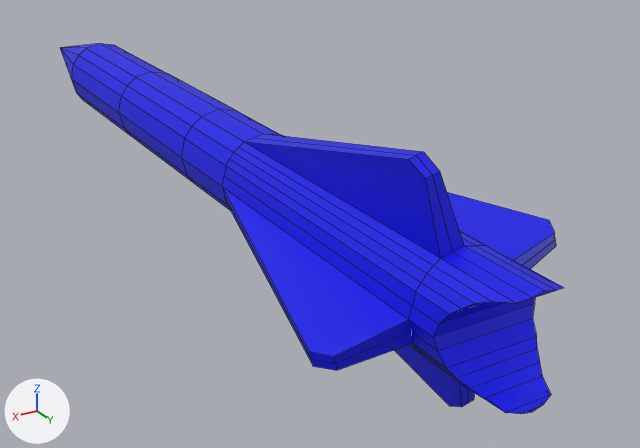
The Blender file Archery Game/Assets/arrow.blend, before and after one commit.
Both versions are drawn from a camera (50 mm lens) standing at (0.1437, 0.3183, 0.1159) and looking at (-0.0378, 0.0158, -0.0353). Every picture has the same lights, and +X, +Y and +Z are marked at lower left. Mesh edges are drawn as thin lines.

The first picture shows 'Arrow'.
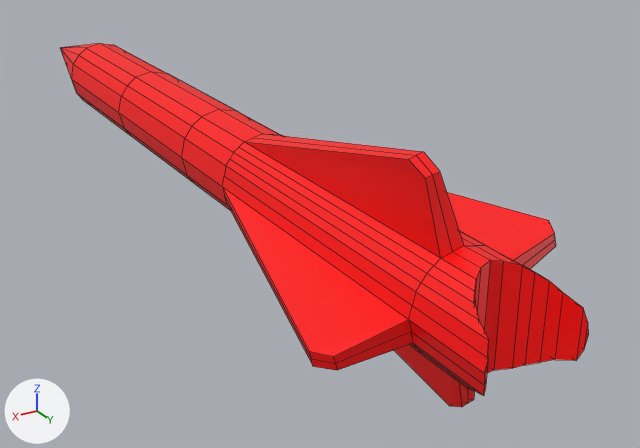
Location of each change, [x1, y1, x2, y2] in pixels of the pictures (640 x 448 px):
'Arrow', recoloured, turned (blue to red)
    before: [60, 43, 564, 414]
    after: [60, 43, 589, 407]

What the commit changed:
Material 'Material.001' (mat_material_001) changes colour from blue #0008e7 to red #ff0000; in linear values from (0.0, 0.00246, 0.8) to (1.0, 0.0, 0.0).
Object 'Arrow' (ob_arrow) turns from (0, 0, 0) to (0, -90, 0) degrees about x, y and z.
